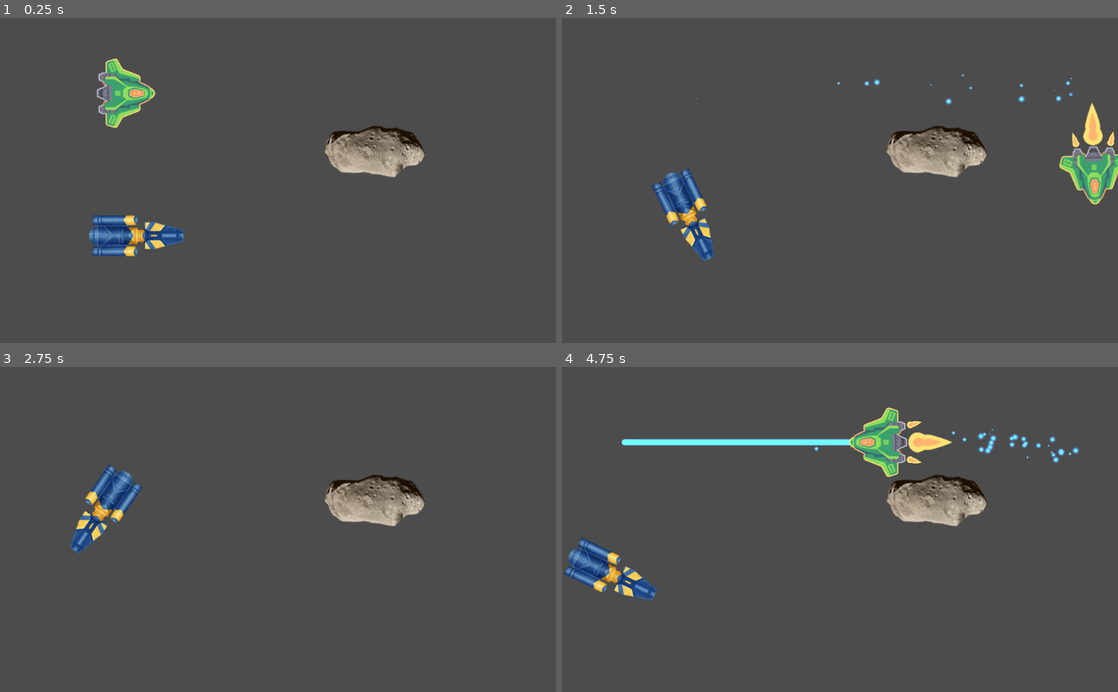
Above: before the commit, frames 1-4 (two rows, left to right).
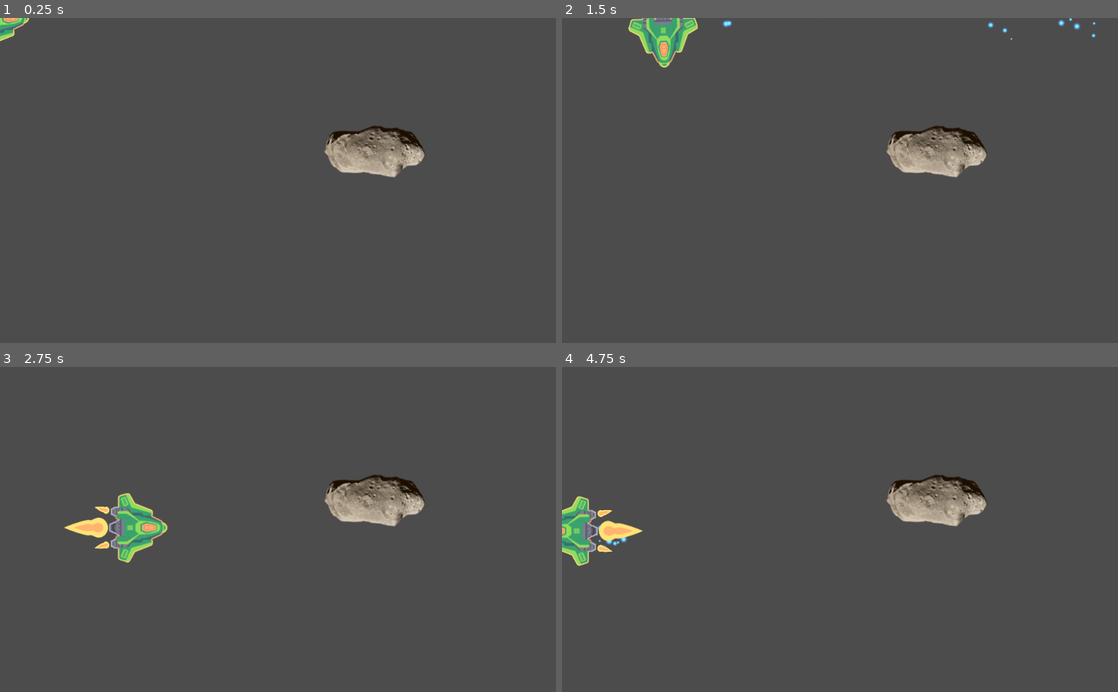
Above: after the commit, the same moments.

Repository: mroberti/raycasting
Game: Godot game, scene res://Scene_1.tscn
Two runs of this game, one before a commit and one after it. Both use one fixed random seed, a clock stepped at 60 frames per second and the inputs below.
Inputs:
- Up to frame 1 (0.25 s): no input
- Up to frame 2 (1.5 s): tap Enter at 0.5 s; hold Right (ui_right) 0.53-1.28 s; hold Ctrl (shoot) 0.53-1.28 s; hold Down (ui_down) from 1.28 s (still down); tap J at 1.35 s
- Up to frame 3 (2.75 s): release Down (ui_down) at 2.03 s; hold Right (ui_right) from 2.03 s (still down); tap Enter at 2.1 s
- Up to frame 4 (4.75 s): release Right (ui_right) at 2.78 s; hold Up (ui_up) 2.78-3.53 s; tap Z at 2.85 s; hold Left (ui_left) from 3.53 s (still down); tap Y at 3.6 s; tap Ctrl (shoot) at 4.35 s

The runs differ from the first frame. In frame 1, 3.0% of the frame differs, in the area x 0-33%, y 0-74%; in frame 2, 4.5%; in frame 3, 2.7%; in frame 4, 5.6%, in the area x 0-93%, y 12-72%.

Commit message:
Adding the movement stuff
Adding movement stuff from my old ship class. It's fighting me on the move forward part but I'm doing my damndest!

Diff:
--- a/Scene_1.tscn
+++ b/Scene_1.tscn
@@ -1,17 +1,12 @@
-[gd_scene load_steps=9 format=2]
+[gd_scene load_steps=6 format=2]
 
 [ext_resource path="res://Scene_1.gd" type="Script" id=1]
-[ext_resource path="res://assets/ships/e1 strike carrier.png" type="Texture" id=2]
 [ext_resource path="res://assets/ships/asteroid1.png" type="Texture" id=3]
-[ext_resource path="res://Player.gd" type="Script" id=4]
 [ext_resource path="res://common/Player/Player.tscn" type="PackedScene" id=5]
 [ext_resource path="res://weapons/Weapon.tscn" type="PackedScene" id=6]
 
 [sub_resource type="RectangleShape2D" id=1]
 extents = Vector2( 70, 31 )
-
-[sub_resource type="RectangleShape2D" id=2]
-extents = Vector2( 95, 33.5 )
 
 [node name="Scene_1" type="Node2D"]
 script = ExtResource( 1 )
@@ -27,23 +22,6 @@
 rotation = 1.57476
 texture = ExtResource( 3 )
 
-[node name="Player" type="KinematicBody2D" parent="."]
-position = Vector2( 251, 402 )
-script = ExtResource( 4 )
+[node name="Player" parent="." instance=ExtResource( 5 )]
 
-[node name="CollisionShape2D" type="CollisionShape2D" parent="Player"]
-position = Vector2( 14, -3.5 )
-shape = SubResource( 2 )
-
-[node name="Sprite" type="Sprite" parent="Player"]
-texture = ExtResource( 2 )
-
-[node name="RayCast2D" type="RayCast2D" parent="Player"]
-position = Vector2( 6, 1 )
-enabled = true
-cast_to = Vector2( 362, 1 )
-
-[node name="Player2" parent="." instance=ExtResource( 5 )]
-position = Vector2( 232, 139 )
-
-[node name="Weapon" parent="Player2" instance=ExtResource( 6 )]
+[node name="Weapon" parent="Player" instance=ExtResource( 6 )]
--- a/common/Player/Player.gd
+++ b/common/Player/Player.gd
@@ -1,19 +1,82 @@
 class_name Player
 extends KinematicBody2D
 
-export var speed := 1000.0
+export var speed := 250.0
 export var drag := 4.0
 
 var _velocity := Vector2.ZERO
+var random_generator = RandomNumberGenerator.new()
+var alive = true
+var tween_delay = 1.25
+var current_hull_points = 0
+var moves = 0
+var player = null
+var stats = null
+var selected = false
+signal ship_done_moving
 
 onready var _weapon := get_node_or_null("Weapon")
-
+onready var moving = false
 onready var _sprite := $Sprite
 onready var _animation_player := $AnimationPlayer
 
 onready var _flame_main := $Sprite/FlameMain
 onready var _flame_left := $Sprite/FlameLeft
 onready var _flame_right := $Sprite/FlameRight
+
+func _ready():
+	random_generator.randomize()
+	set_process_input(true)
+	##This may or may not be required for inputs to work.
+	# Create a timer node
+	var timer = Timer.new()
+	add_child(timer)
+
+	# Set the timer's properties
+	timer.wait_time = 2.0 # 5 second delay
+	timer.one_shot = true # run only once
+
+	# Connect the timer to a function
+	timer.connect("timeout", self, "move_forward")
+
+	# Start the timer
+	timer.start()
+
+func move_forward():
+	if(moving==false):
+		moving=true
+		var tempRotation = $Sprite.rotation-90
+		var speed_x = speed * cos (tempRotation)
+		var speed_y = speed * sin (tempRotation)
+		var tween = get_node("MovementTween")
+		tween.interpolate_property(self, "position",
+				Vector2(position.x, position.y), Vector2(position.x + speed_x, position.y+speed_y), tween_delay,
+				Tween.TRANS_LINEAR, Tween.EASE_IN_OUT)
+		tween.start()
+		#transition.to(self.group, {time = 250,x = currentX + speed_x,y=currentY+speed_y})
+	else:
+		pass;
+		#print("Ah ah ah.....still moving.."+str((randi()%12+0)))
+
+func turn_right():
+	if(moving==false):
+		moving=true
+		var turn_speed = -30
+		var tween = get_node("MovementTween")
+		tween.interpolate_property(self, "rotation_degrees",
+				self.rotation_degrees, self.rotation_degrees - turn_speed, tween_delay,
+				Tween.TRANS_LINEAR, Tween.EASE_IN_OUT)
+		tween.start()
+
+func turn_left():
+	if(moving==false):
+		moving=true
+		var turn_speed = 30
+		var tween = get_node("MovementTween")
+		tween.interpolate_property(self, "rotation_degrees",
+				self.rotation_degrees, self.rotation_degrees - turn_speed, tween_delay,
+				Tween.TRANS_LINEAR, Tween.EASE_IN_OUT)
+		tween.start()
 
 
 func _physics_process(_delta: float) -> void:
--- a/common/Player/Player.tscn
+++ b/common/Player/Player.tscn
@@ -61,3 +61,5 @@
 
 [node name="AnimationPlayer" type="AnimationPlayer" parent="."]
 anims/blink = SubResource( 2 )
+
+[node name="MovementTween" type="Tween" parent="."]
--- a/common/Player/RigidPlayer2D.tscn
+++ b/common/Player/RigidPlayer2D.tscn
@@ -24,18 +24,13 @@
 "values": [ Color( 1, 1, 1, 1 ), Color( 3, 1.4, 1.4, 1 ), Color( 1, 1, 1, 1 ), Color( 3, 1.4, 1.4, 1 ), Color( 1, 1, 1, 1 ), Color( 3, 1.4, 1.4, 1 ), Color( 1, 1, 1, 1 ) ]
 }
 
-[node name="RigidPlayer2D" type="RigidBody2D" groups=[
-"player",
-]]
+[node name="RigidPlayer2D" type="RigidBody2D" groups=["player"]]
 collision_mask = 4
 mode = 2
 linear_damp = 7.0
 script = ExtResource( 1 )
 
-[node name="CollisionShape2D" type="CollisionShape2D" parent="." groups=[
-"Collision",
-"Draw",
-]]
+[node name="CollisionShape2D" type="CollisionShape2D" parent="." groups=["Collision", "Draw"]]
 rotation = 1.5708
 shape = SubResource( 1 )
 
@@ -46,7 +41,6 @@
 [node name="FlameMain" type="Sprite" parent="Sprite"]
 show_behind_parent = true
 position = Vector2( -0.000351365, 56 )
-rotation = 4.05312e-06
 texture = ExtResource( 4 )
 offset = Vector2( 4.76837e-07, 40.5 )
 
--- a/project.godot
+++ b/project.godot
@@ -9,7 +9,7 @@
 config_version=4
 
 _global_script_classes=[ {
-"base": "Reference",
+"base": "KinematicBody2D",
 "class": "Player",
 "language": "GDScript",
 "path": "res://common/Player/Player.gd"
